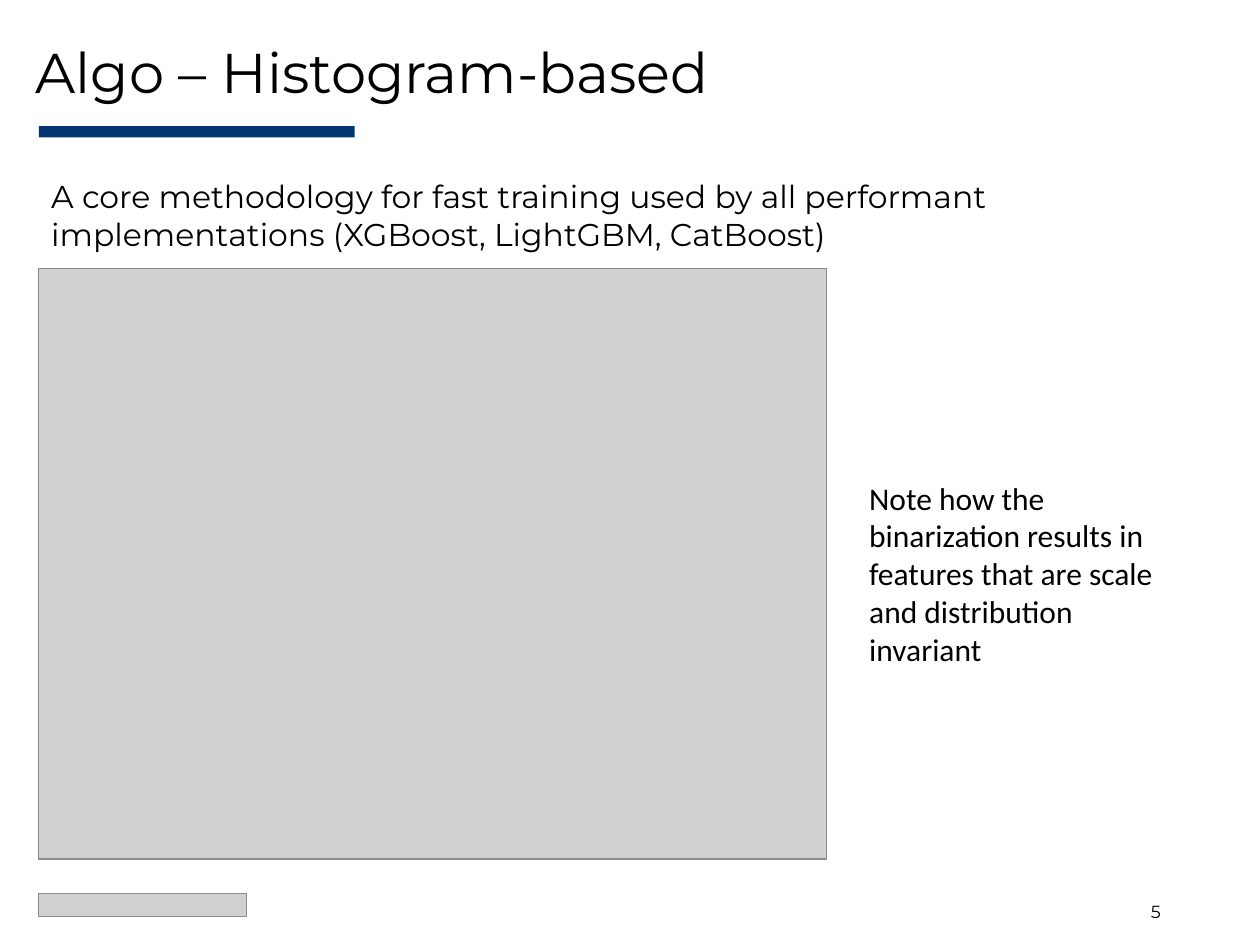
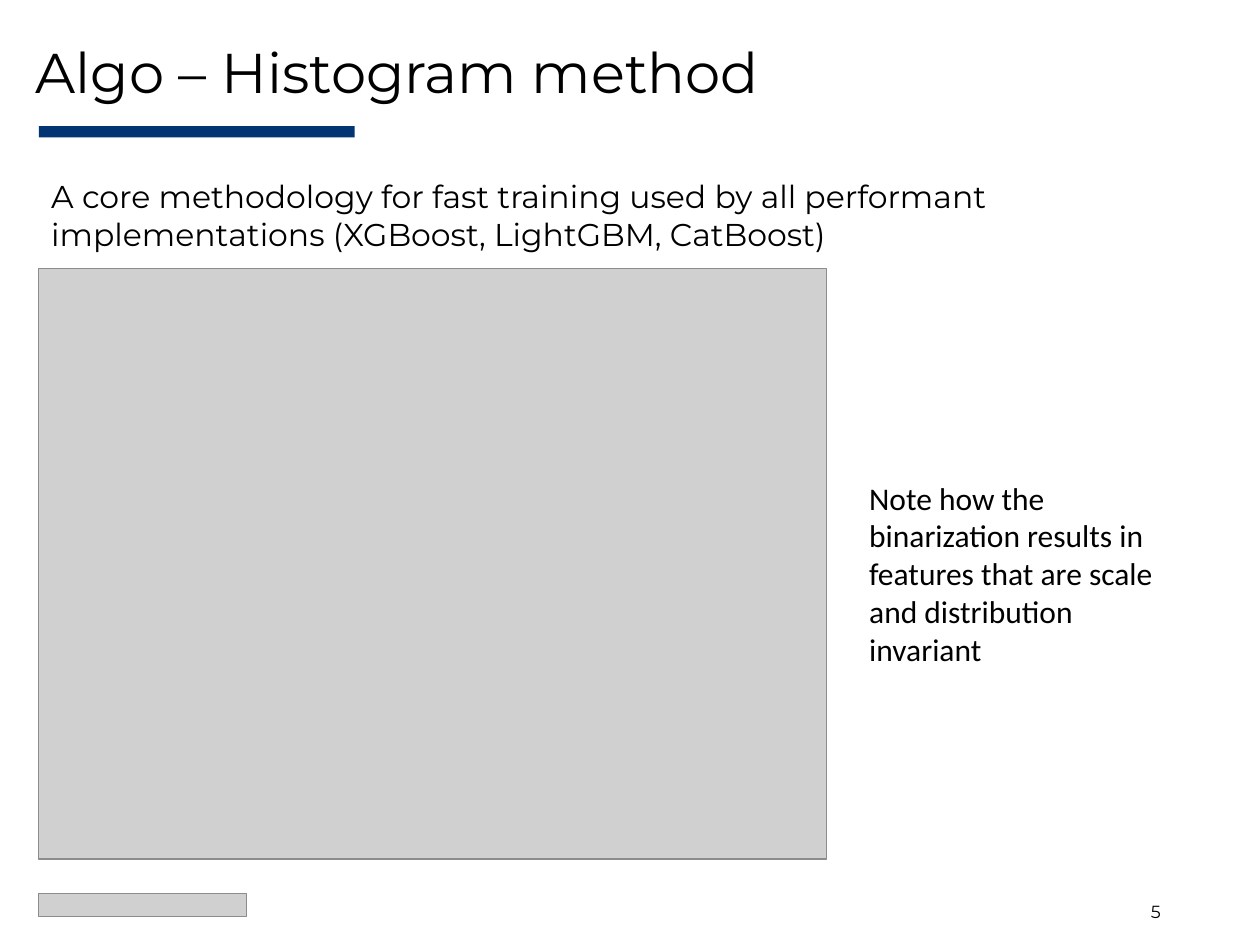
Before and after one commit to Evovest/EvoTrees.jl, a slide deck: slide 5 of docs/juliacon/EvoTrees-JuliaCon2025.pptx. Drawn at 1260x945 pixels with LibreOffice and Linux fonts; fonts in the diff are those of the drawing; grey boxes stand for pictures. Boxes give left, top, right and bottom in pixels: in the first picture for what was removed or moved away, otherwise in the second. Text is boxed around its words. In the diff, an @@ line names an element or a change of style, - is before the commit and + after.

```diff
--- a/docs/juliacon/EvoTrees-JuliaCon2025.pptx
+++ b/docs/juliacon/EvoTrees-JuliaCon2025.pptx
@@ title at (36,51,759,104): text changed @@
-Algo – Histogram-based
+Algo – Histogram method
```
Also in this commit, not shown: 2 other slides changed, 2 slides added, 1 other file.
